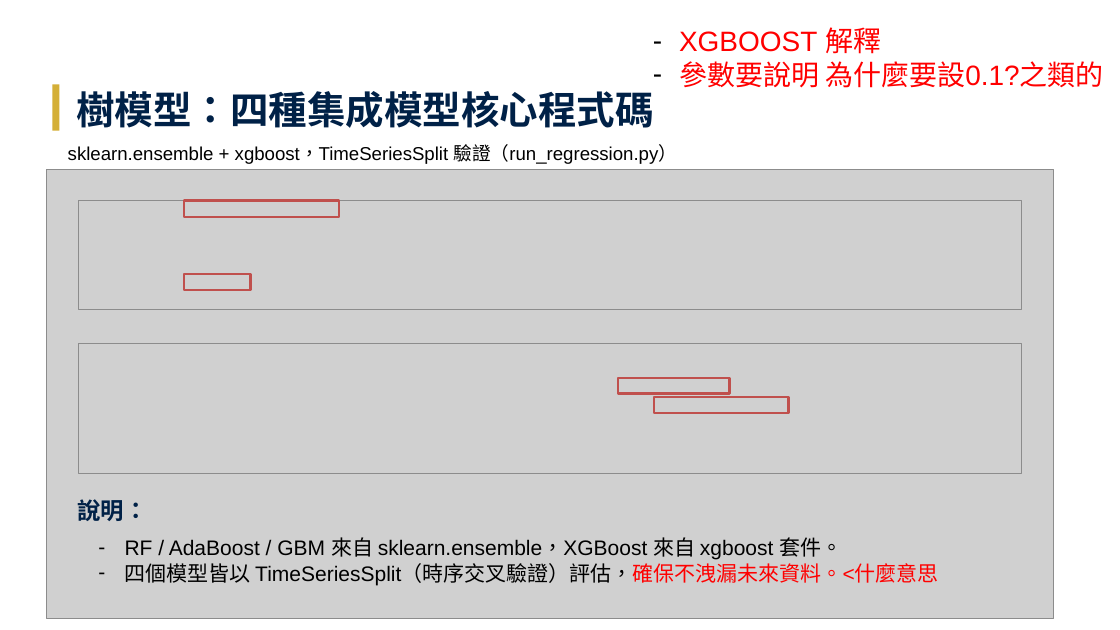
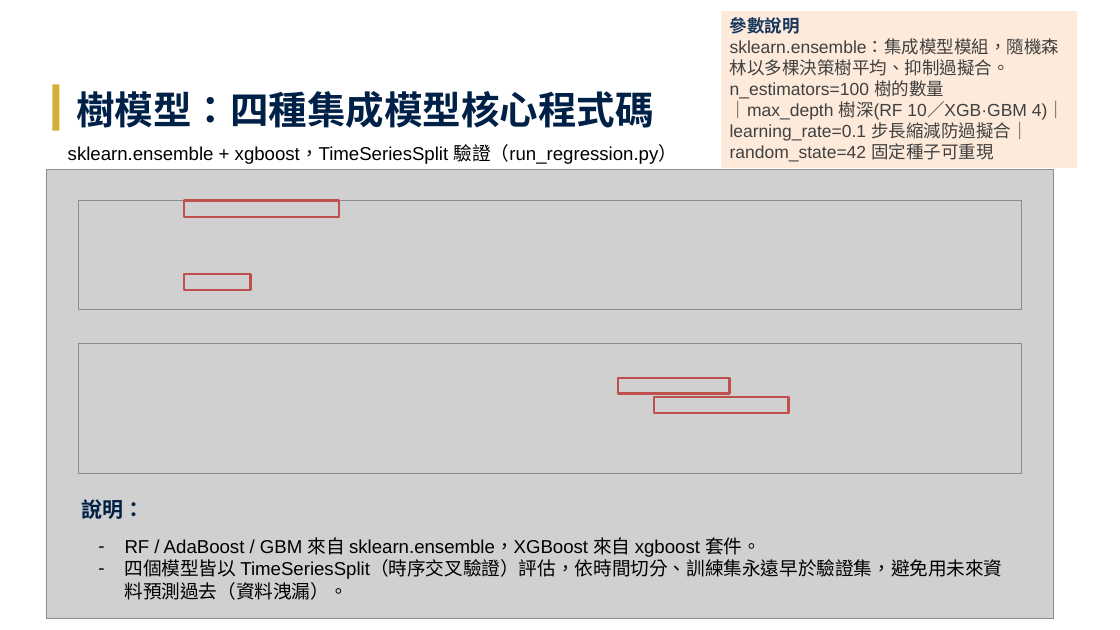
Before and after one commit to Tzu-Lin/ETF-AI-Project, a slide deck: slide 17 of 林子瑜-LLM_ETF_修訂七版_v20260611.pptx. Drawn at 1120x630 pixels with LibreOffice and Linux fonts; fonts in the diff are those of the drawing; grey boxes stand for pictures. Boxes give left, top, right and bottom in pixels: in the first picture for what was removed or moved away, otherwise in the second. Text is boxed around its words. In the diff, an @@ line names an element or a change of style, - is before the commit and + after.

```diff
--- a/林子瑜-LLM_ETF_修訂七版_v20260611.pptx
+++ b/林子瑜-LLM_ETF_修訂七版_v20260611.pptx
@@ text removed at <box>679,27,1104,88</box> @@
-– XGBOOST 解釋
-– 參數要說明 為什麼要設0.1?之類的
@@ rectangle added at <box>722,11,1077,168</box>, fill #FDEADA, 15 pt, text #404040 @@
+參數說明
+sklearn.ensemble：集成模型模組，隨機森林以多棵決策樹平均、抑制過擬合。
+n_estimators=100 樹的數量
+｜max_depth 樹深(RF 10／XGB·GBM 4)｜
+learning_rate=0.1 步長縮減防過擬合｜random_state=42 固定種子可重現
@@ text "說明：" at <box>81,499,144,519</box>: size 20 to 18 pt @@
@@ text at <box>125,537,761,557</box>: size 18 to 16 pt in "RF / AdaBoost / GBM 來自 sklearn.ensemble，XGBoost ..." @@
@@ text at <box>125,559,1002,600</box>: text changed; size 18 to 16 pt @@
-– 四個模型皆以 TimeSeriesSplit（時序交叉驗證）評估，確保不洩漏未來資料。<什麼意思
+– 四個模型皆以 TimeSeriesSplit（時序交叉驗證）評估，依時間切分、訓練集永遠早於驗證集，避免用未來資料預測過去（資料洩漏）。
```
Also in this commit, not shown: 15 other slides changed, 9 other files.
